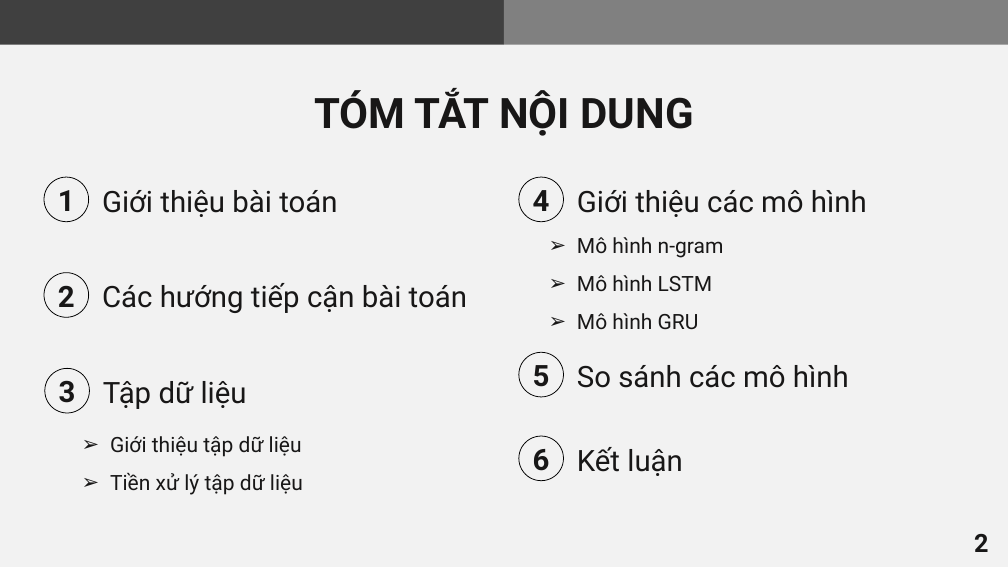
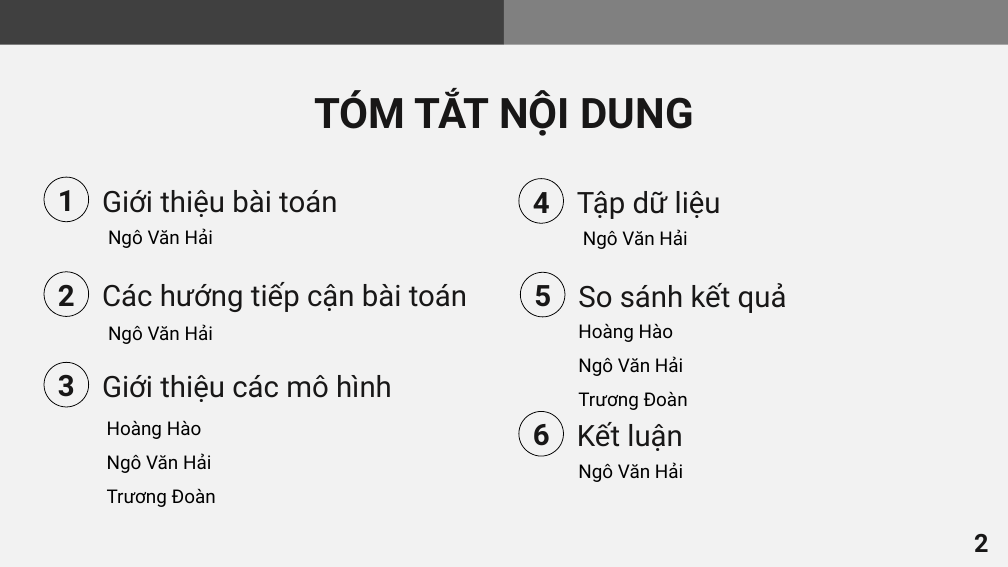
Before and after one commit to VHSkillPro/next-word-prediction, a slide deck: slide 2 of report.pptx. Drawn at 1008x567 pixels with LibreOffice and Linux fonts; fonts in the diff are those of the drawing. Boxes give left, top, right and bottom in pixels: in the first picture for what was removed or moved away, otherwise in the second. Text is boxed around its words. In the diff, an @@ line names an element or a change of style, - is before the commit and + after.

```diff
--- a/report.pptx
+++ b/report.pptx
@@ text "Tập dữ liệu": place and size @@
-text "Tập dữ liệu" at bbox=[103, 381, 247, 409]
+text "Tập dữ liệu" at bbox=[577, 191, 721, 219]
@@ text added at bbox=[108, 228, 213, 248], 18 pt, text #000000 @@
+Ngô Văn Hải
@@ text removed at bbox=[577, 237, 724, 330] @@
-➢ Mô hình n-gram
-➢ Mô hình LSTM
-➢ Mô hình GRU
@@ text added at bbox=[583, 229, 687, 249], 18 pt, text #000000 @@
+Ngô Văn Hải
@@ ellipse: place and size @@
-ellipse at bbox=[519, 352, 563, 397]
+ellipse at bbox=[520, 272, 565, 317]
@@ text "5": place and size @@
-text "5" at bbox=[533, 365, 550, 387]
+text "5" at bbox=[534, 285, 551, 307]
@@ text added at bbox=[578, 283, 787, 313], 28 pt, text #181717 @@
+So sánh kết quả
@@ text added at bbox=[108, 324, 213, 344], 18 pt, text #000000 @@
+Ngô Văn Hải
@@ text added at bbox=[578, 323, 688, 410], 18 pt, text #000000 @@
+Hoàng Hào
+Ngô Văn Hải
+Trương Đoàn
@@ ellipse: place and size @@
-ellipse at bbox=[45, 368, 89, 413]
+ellipse at bbox=[44, 362, 88, 407]
@@ text "3": place and size @@
-text "3" at bbox=[59, 380, 76, 403]
+text "3" at bbox=[58, 374, 75, 397]
@@ text "Giới thiệu các mô hình": place and size @@
-text "Giới thiệu các mô hình" at bbox=[577, 190, 867, 217]
+text "Giới thiệu các mô hình" at bbox=[102, 375, 392, 402]
@@ text removed at bbox=[577, 365, 849, 388] @@
-So sánh các mô hình
@@ 2 texts, 1 ellipse: place and size @@
-2 texts, 1 ellipse at bbox=[519, 436, 683, 481]
+2 texts, 1 ellipse at bbox=[519, 411, 683, 456]
@@ text added at bbox=[107, 420, 216, 507], 18 pt, text #000000 @@
+Hoàng Hào
+Ngô Văn Hải
+Trương Đoàn
@@ text removed at bbox=[110, 436, 303, 495] @@
-➢ Giới thiệu tập dữ liệu
-➢ Tiền xử lý tập dữ liệu
@@ text added at bbox=[578, 462, 683, 482], 18 pt, text #000000 @@
+Ngô Văn Hải
```
Also in this commit, not shown: 12 other slides changed, 29 slides added.
